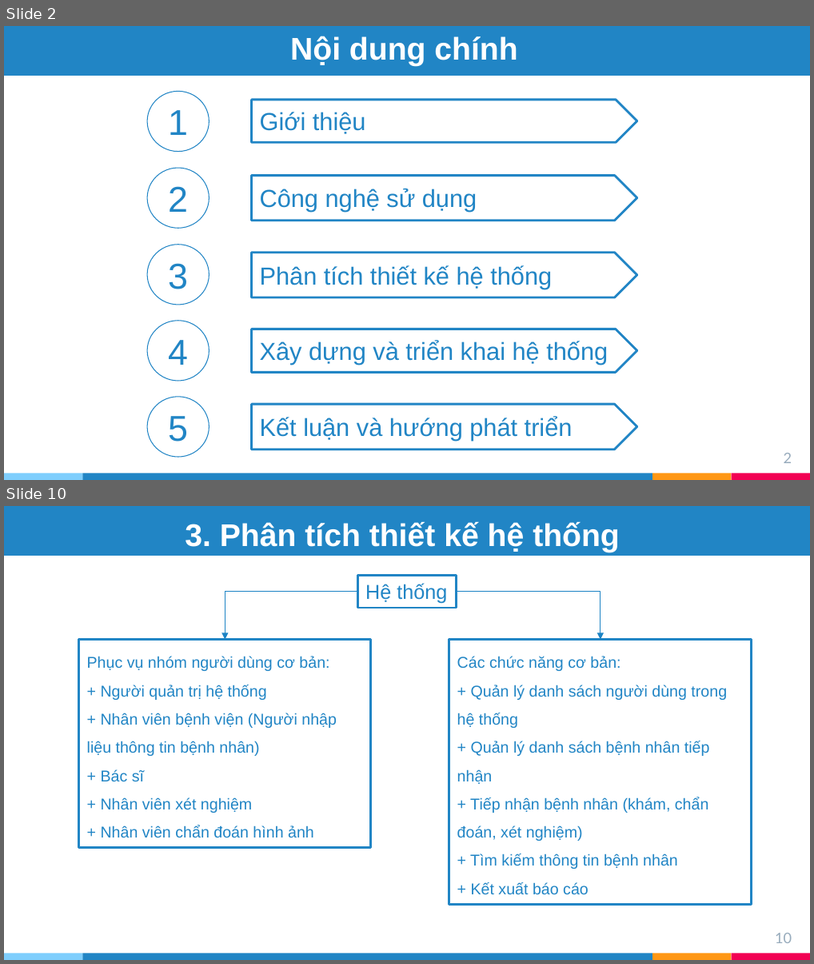
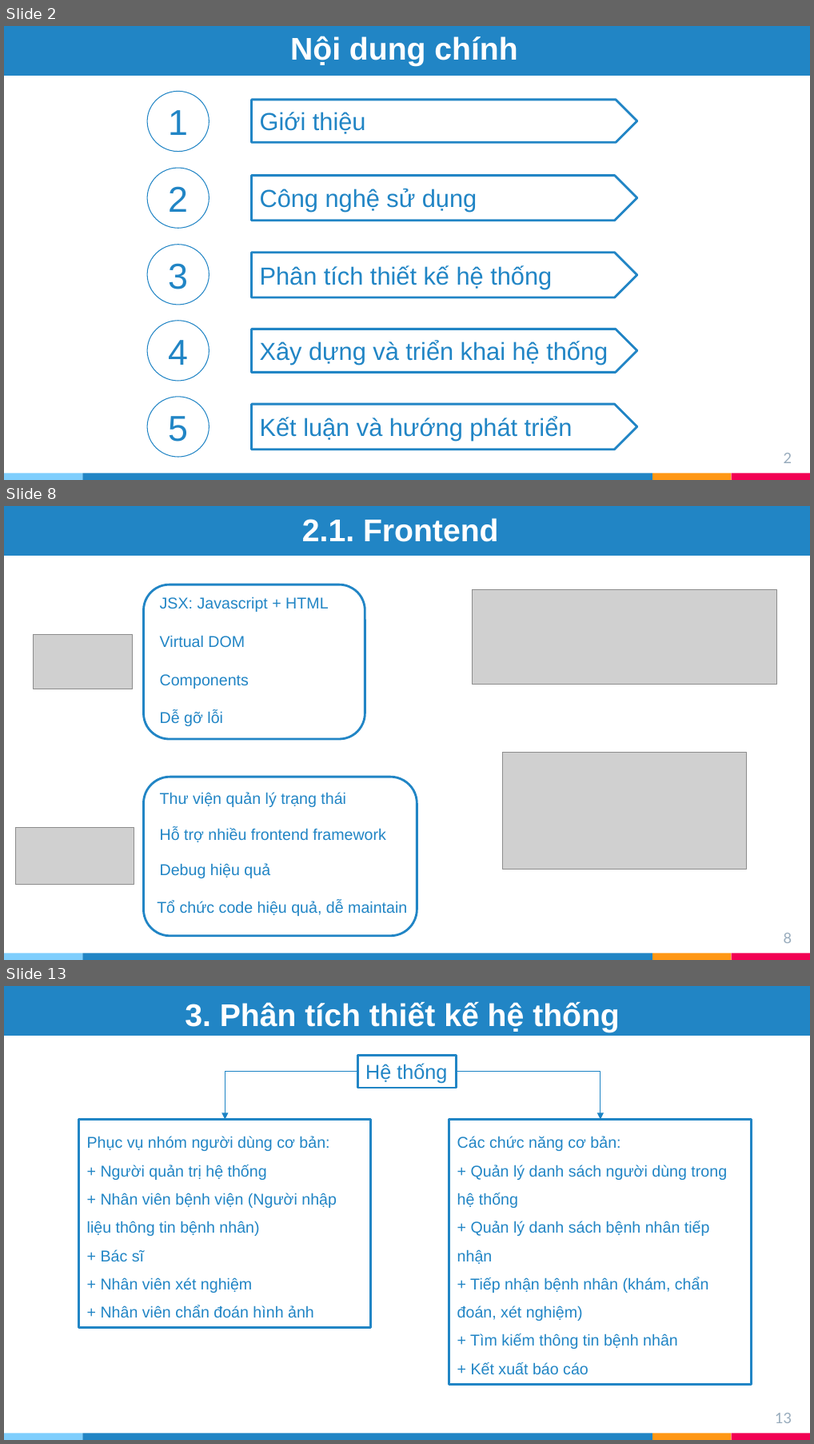
Before and after one commit to tranphuongthao2405/finalproject, a slide deck: report/slide ĐATN - Trần Phương Thảo - 20173383.pptx. Shown one above the other, each under a label of ours: slides 2 and 10 before the commit, slides 2, 8 and 13 after it; the slides between them are not shown. The pictures are 814x964 and 814x1444 pixels, drawn with LibreOffice and Linux fonts; fonts in the diff are those of the drawing; grey boxes stand for pictures. Boxes give left, top, right and bottom in pixels: in the first picture for what was removed or moved away, otherwise in the second. Text is boxed around its words. In the diff, an @@ line names an element or a change of style, - is before the commit and + after.

```diff
--- a/report/slide ĐATN - Trần Phương Thảo - 20173383.pptx
+++ b/report/slide ĐATN - Trần Phương Thảo - 20173383.pptx
@@ slide 8 added at [4, 506, 810, 960], background #FFFFFF; not listed: 4 template elements that a slide beside it also shows @@
@@ rectangle added at [4, 506, 810, 554], fill #2185C5, outline #2185C5 2 pt @@
@@ title added at [302, 518, 499, 542], 28 pt, text #FFFFFF, bold @@
+2.1. Frontend
@@ rounded rectangle added at [143, 584, 366, 738], fill #FFFFFF, outline #2185C5 2 pt @@
@@ text added at [160, 596, 328, 612], 14 pt, text #2185C5 @@
+JSX: Javascript + HTML
@@ picture added at [472, 590, 777, 684] @@
@@ picture added at [33, 634, 132, 689] @@
@@ text added at [160, 635, 245, 647], 14 pt, text #2185C5 @@
+Virtual DOM
@@ text added at [160, 674, 249, 688], 14 pt, text #2185C5 @@
+Components
@@ text added at [160, 711, 223, 726], 14 pt, text #2185C5 @@
+Dễ gỡ lỗi
@@ picture added at [503, 752, 746, 870] @@
@@ rounded rectangle added at [143, 777, 417, 936], fill #FFFFFF, outline #2185C5 2 pt @@
@@ text added at [160, 792, 346, 807], 14 pt, text #2185C5 @@
+Thư viện quản lý trạng thái
@@ picture added at [16, 827, 134, 884] @@
@@ text added at [160, 828, 386, 842], 14 pt, text #2185C5 @@
+Hỗ trợ nhiều frontend framework
@@ text added at [160, 863, 270, 878], 14 pt, text #2185C5 @@
+Debug hiệu quả
@@ text added at [157, 900, 407, 916], 14 pt, text #2185C5 @@
+Tổ chức code hiệu quả, dễ maintain
@@ page number added at [784, 932, 793, 943], 13 pt, text #97ABBC @@
+8
@@ what was slide 10 is now slide 13 @@
@@ page number at [775, 1412, 792, 1423]: text changed @@
-10
+13
```
Also in this commit, not shown: 10 slides changed, 3 other slides added, 2 slides removed, 1 other file.
